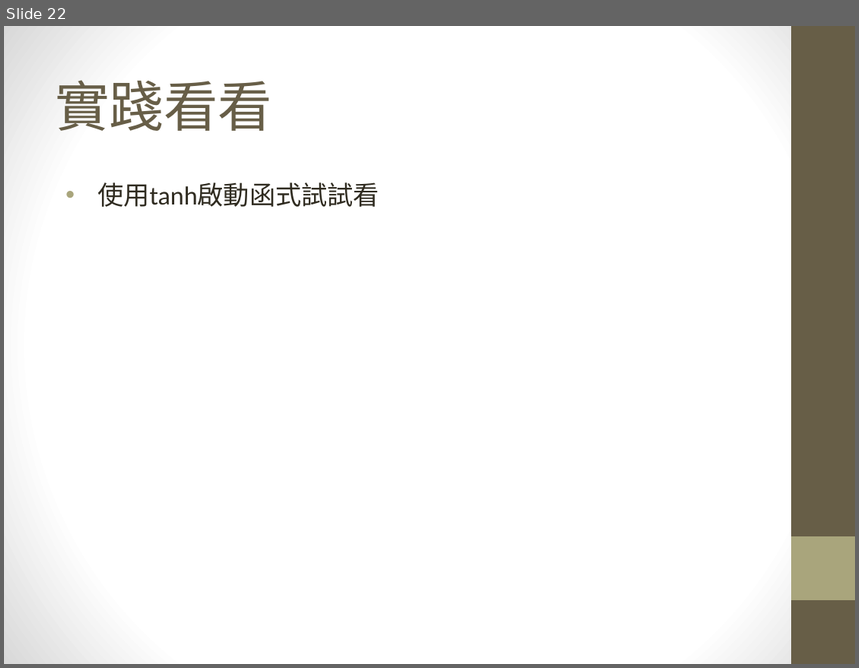
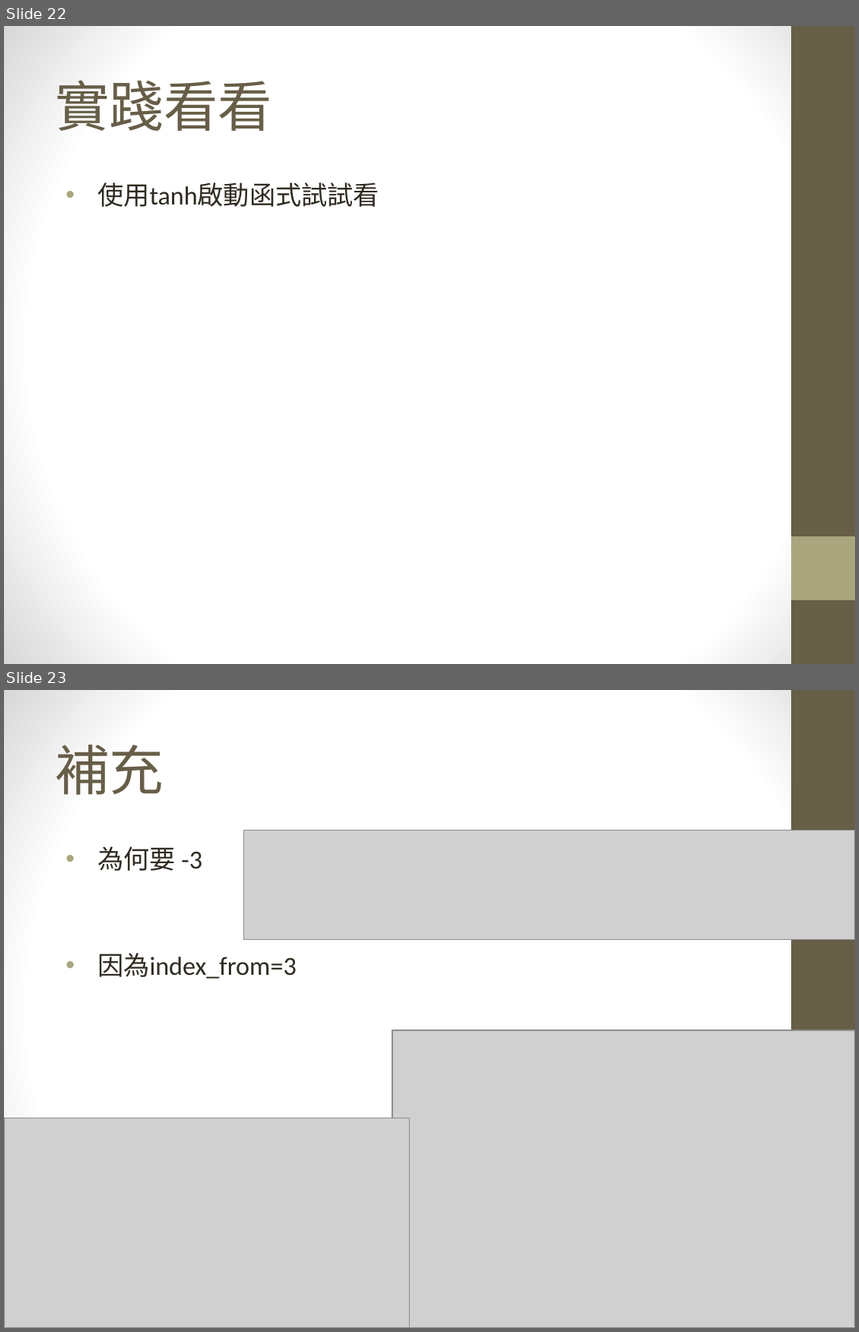
Before and after one commit to maloyang/KH20221120_Python_ML_DL, a slide deck: W05/W05_03_imdb.pptx. Shown one above the other, each under a label of ours: slide 22 before the commit, slides 22 and 23 after it. The pictures are 859x668 and 859x1332 pixels, drawn with LibreOffice and Linux fonts; fonts in the diff are those of the drawing; grey boxes stand for pictures. Boxes give left, top, right and bottom in pixels: in the first picture for what was removed or moved away, otherwise in the second. Text is boxed around its words. In the diff, an @@ line names an element or a change of style, - is before the commit and + after.

```diff
--- a/W05/W05_03_imdb.pptx
+++ b/W05/W05_03_imdb.pptx
@@ slide 23 added at [4,690,855,1328], background gradient #FFFFFF to #D8D8D8; not listed: 2 template elements that a slide beside it also shows @@
@@ title added at [55,745,164,795], 46 pt, text #675E47 @@
+補充
@@ text added at [97,847,297,979], 22 pt, text #2F2B20 @@
+• 為何要 -3
+• 因為index_from=3
@@ picture added at [243,830,855,939] @@
@@ picture added at [392,1030,855,1328] @@
@@ picture added at [4,1118,409,1328] @@
```
Also in this commit, not shown: 1 slide removed, 15 other files.
